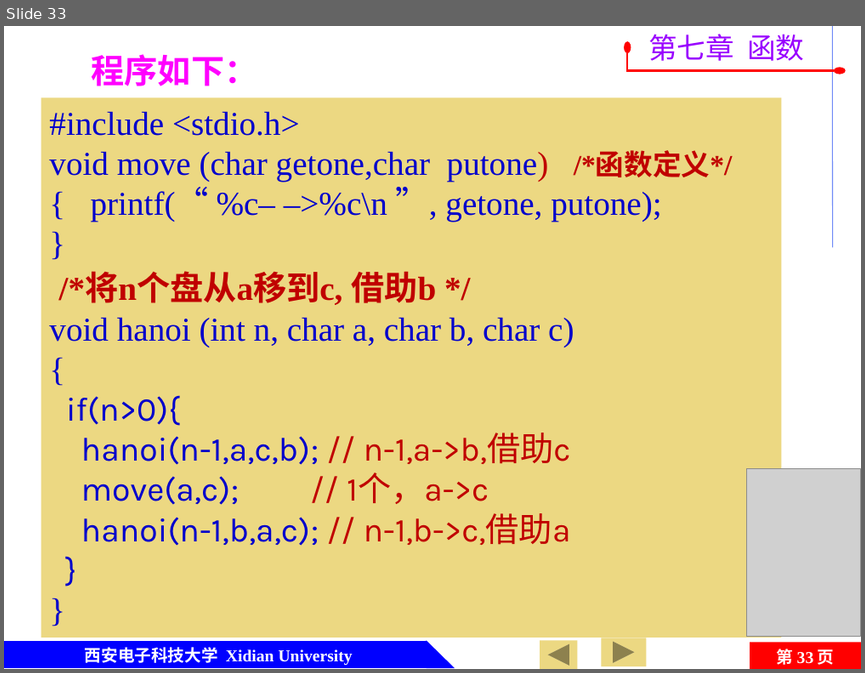
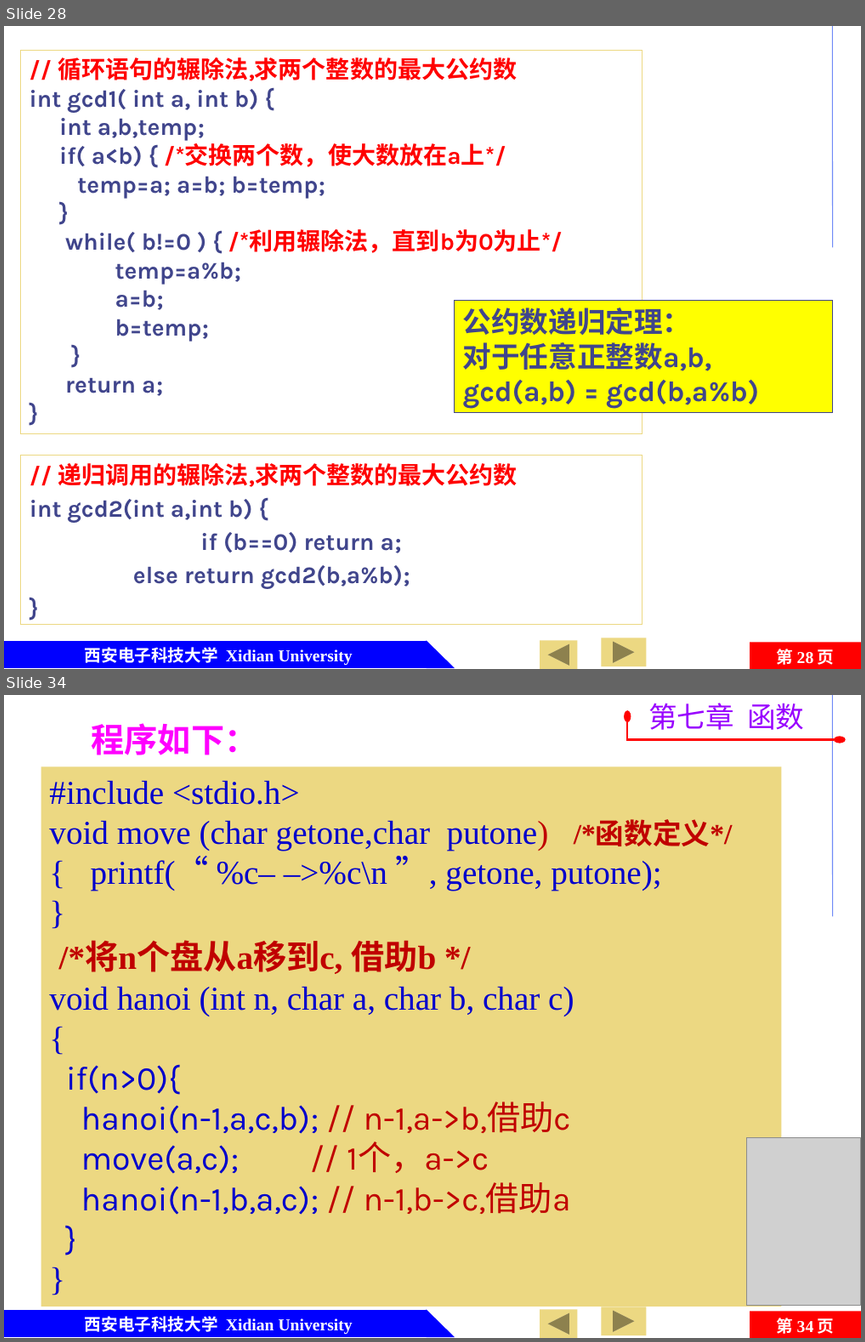
Before and after one commit to jtrfid/C-Repositories, a slide deck: 2016/C语言/课件/第7章 函数及变量存储类型.pptx. Shown one above the other, each under a label of ours: slide 33 before the commit, slides 28 and 34 after it; the slides between them are not shown. The pictures are 865x673 and 865x1342 pixels, drawn with LibreOffice and Linux fonts; fonts in the diff are those of the drawing; grey boxes stand for pictures; background and template pictures are left out. Boxes give left, top, right and bottom in pixels: in the first picture for what was removed or moved away, otherwise in the second. Text is boxed around its words. In the diff, an @@ line names an element or a change of style, - is before the commit and + after.

```diff
--- a/2016/C语言/课件/第7章 函数及变量存储类型.pptx
+++ b/2016/C语言/课件/第7章 函数及变量存储类型.pptx
@@ slide 28 added at <box>4,26,861,669</box>, background #FFFFFF; not listed: 7 template elements that a slide beside it also shows @@
@@ rectangle added at <box>21,51,642,435</box>, fill #FFFFFF, outline #ECD882 0.75 pt, 20 pt, text #40458C, bold @@
+// 循环语句的辗除法,求两个整数的最大公约数
+int gcd1( int a, int b) {
+int a,b,temp;
+if( a<b) { /*交换两个数，使大数放在a上*/
+temp=a; a=b; b=temp;
+}
+while( b!=0 ) { /*利用辗除法，直到b为0为止*/
+temp=a%b;
+a=b;
+b=temp;
+}
+return a;
+}
@@ rectangle added at <box>454,301,833,413</box>, fill #FFFF00, outline #40458C 0.75 pt, 24 pt, text #40458C, bold @@
+公约数递归定理：
+对于任意正整数a,b,
+gcd(a,b) = gcd(b,a%b)
@@ text added at <box>21,455,642,624</box>, fill #FFFFFF, outline #ECD882 0.75 pt, 20 pt, text #40458C, bold @@
+// 递归调用的辗除法,求两个整数的最大公约数
+int gcd2(int a,int b) {
+if (b==0) return a;
+else return gcd2(b,a%b);
+}
@@ what was slide 33 is now slide 34 @@
@@ page number at <box>777,1317,834,1333</box>: text changed @@
-第 33 页
+第 34 页
```
Also in this commit, not shown: 62 slides changed, 3 other files.
